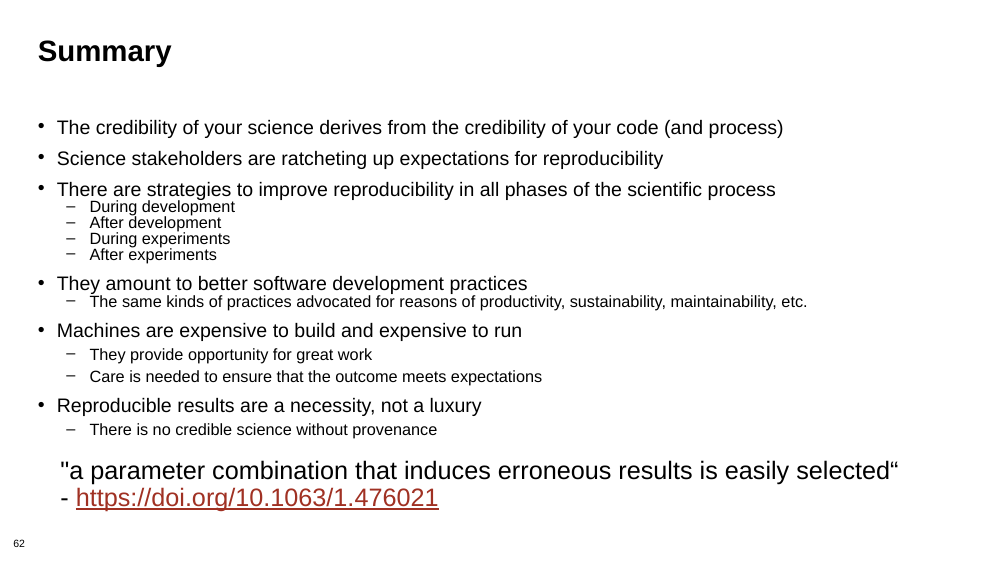
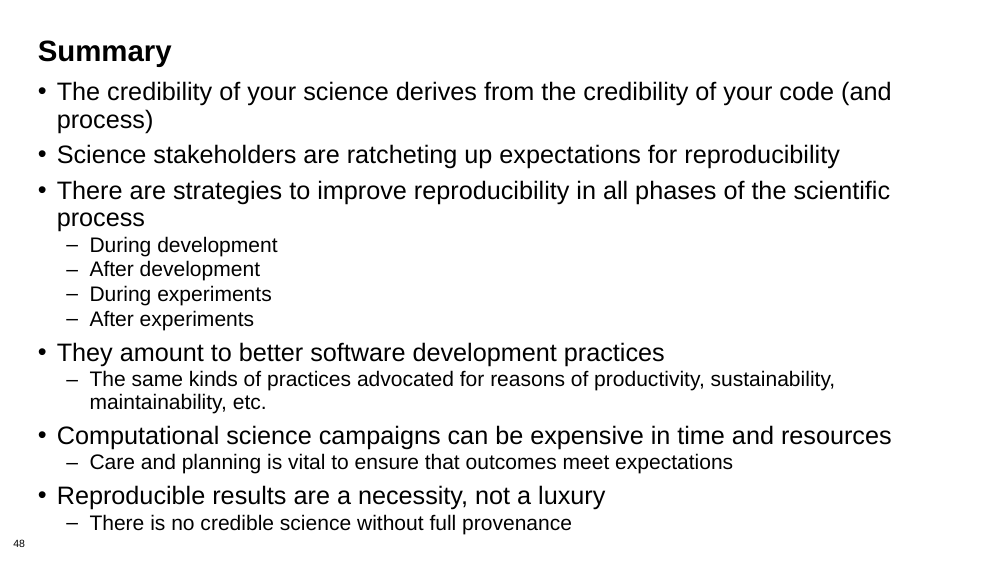
Before and after one commit to bssw-tutorial/presentations, a slide deck: slide 48 of repro-notebooks.pptx (slide 62 before the commit). Drawn at 1008x567 pixels with LibreOffice and Linux fonts; fonts in the diff are those of the drawing. Boxes give left, top, right and bottom in pixels: in the first picture for what was removed or moved away, otherwise in the second. Text is boxed around its words. In the diff, an @@ line names an element or a change of style, - is before the commit and + after.

Commit message:
Draft of ATPESC version of repro-notebooks
Probably still too long.

```diff
--- a/repro-notebooks.pptx
+++ b/repro-notebooks.pptx
@@ text "The credibility of your science ...": place and size @@
-text "The credibility of your science ..." at box(57, 120, 807, 439)
+text "The credibility of your science ..." at box(57, 81, 892, 534)
@@ text at box(57, 81, 891, 510): size 18.6 to 24 pt in "The credibility of your science derives from ...", "Science stakeholders are ratcheting up expectations for ...", "There are strategies to improve reproducibility in ...", "They amount to better software development practices" and 1 more places; size 15.5 to 20 pt in "During development", "After development", "During experiments", "After experiments" and 1 more places; line spacing 0.7 to 0.9; less space between paragraphs @@
@@ text at box(57, 425, 892, 474): text changed; size 15.5 to 24 pt @@
-• Machines are expensive to build and expensive to run
-  – They provide opportunity for great work
-  – Care is needed to ensure that the outcome meets expectations
+• Computational science campaigns can be expensive in time and resources
+  – Care and planning is vital to ensure that outcomes meet expectations
@@ text removed at box(60, 460, 898, 512) @@
-"a parameter combination that induces erroneous results is easily selected“
-- https://doi.org/10.1063/1.476021
@@ page number at box(13, 539, 25, 547): text changed @@
-62
+48
@@ text at box(90, 514, 572, 534): text changed; size 15.5 to 20 pt @@
-  – There is no credible science without provenance
+  – There is no credible science without full provenance
```
Also in this commit, not shown: 25 other slides changed, 3 slides added, 17 slides removed.
